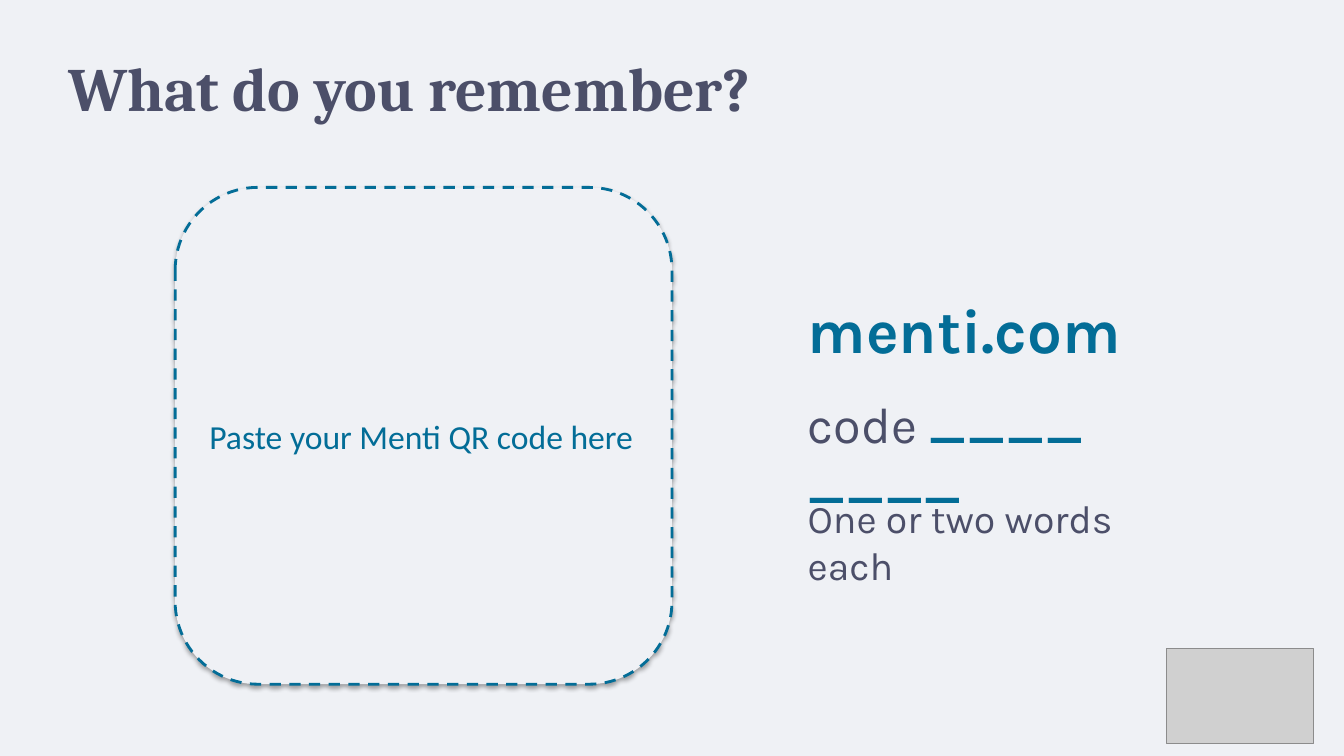
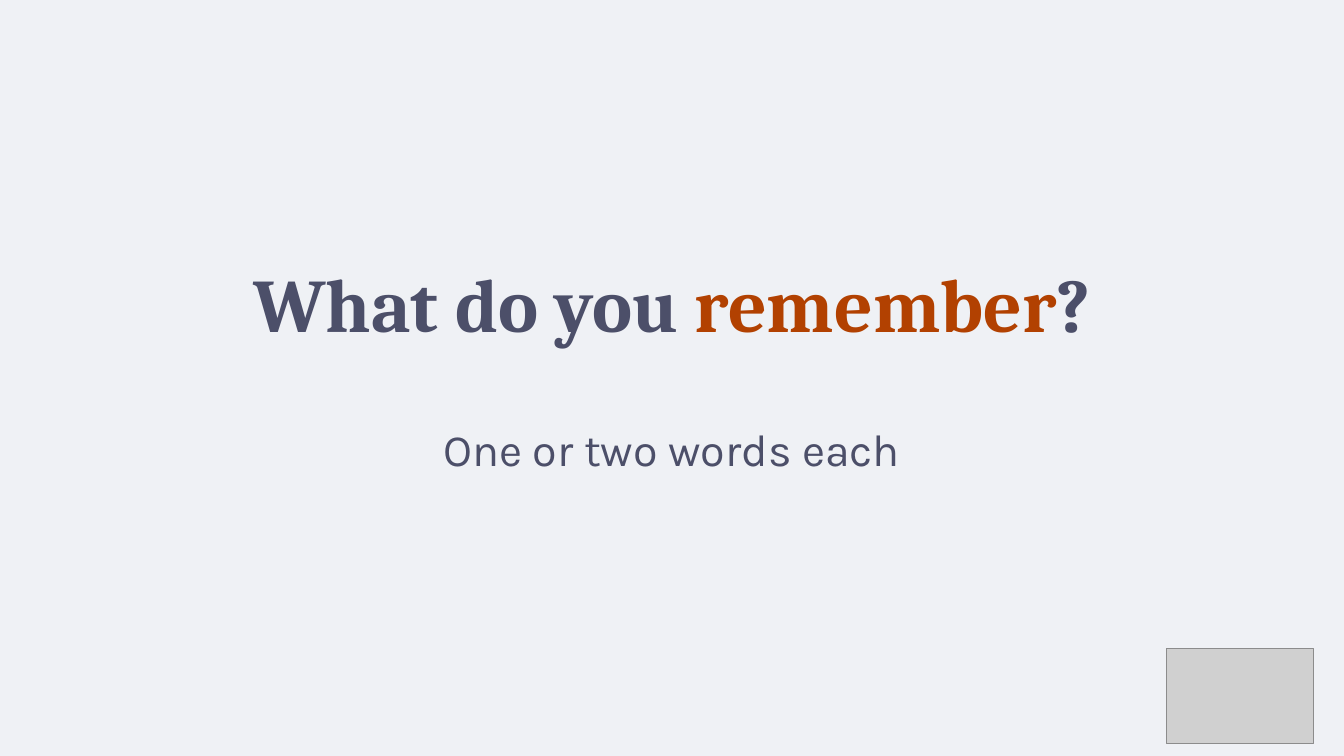
Before and after one commit to teaching-that-sticks/teaching-that-sticks.github.io, a slide deck: slide 8 of site/public/slides/tts-day1-death-by-powerpoint.pptx. Drawn at 1344x756 pixels with LibreOffice and Linux fonts; fonts in the diff are those of the drawing; grey boxes stand for pictures. Boxes give left, top, right and bottom in pixels: in the first picture for what was removed or moved away, otherwise in the second. Text is boxed around its words. In the diff, an @@ line names an element or a change of style, - is before the commit and + after.

```diff
--- a/site/public/slides/tts-day1-death-by-powerpoint.pptx
+++ b/site/public/slides/tts-day1-death-by-powerpoint.pptx
@@ rounded rectangle removed at box(175, 188, 673, 685) @@
-Paste your Menti QR code here
@@ text "What do you remember?": place and size @@
-text "What do you remember?" at box(68, 68, 750, 125)
+text "What do you remember?" at box(253, 279, 1091, 348)
@@ text "What do you remember?" at box(253, 279, 1091, 348): size 44 to 54 pt; text colour #4C4F69 to #B24101 in "remember?"; alignment left to centre; vertical alignment top to middle @@
@@ text removed at box(808, 309, 1121, 354) @@
-menti.com
@@ text "One or two words each": place and size @@
-text "One or two words each" at box(808, 498, 1113, 581)
+text "One or two words each" at box(443, 435, 900, 467)
@@ text "One or two words each" at box(443, 435, 900, 467): size 28 to 32 pt; alignment left to centre; vertical alignment top to middle @@
@@ text removed at box(808, 408, 917, 444) @@
-code ____ ____
```
Also in this commit, not shown: 1 other file.
